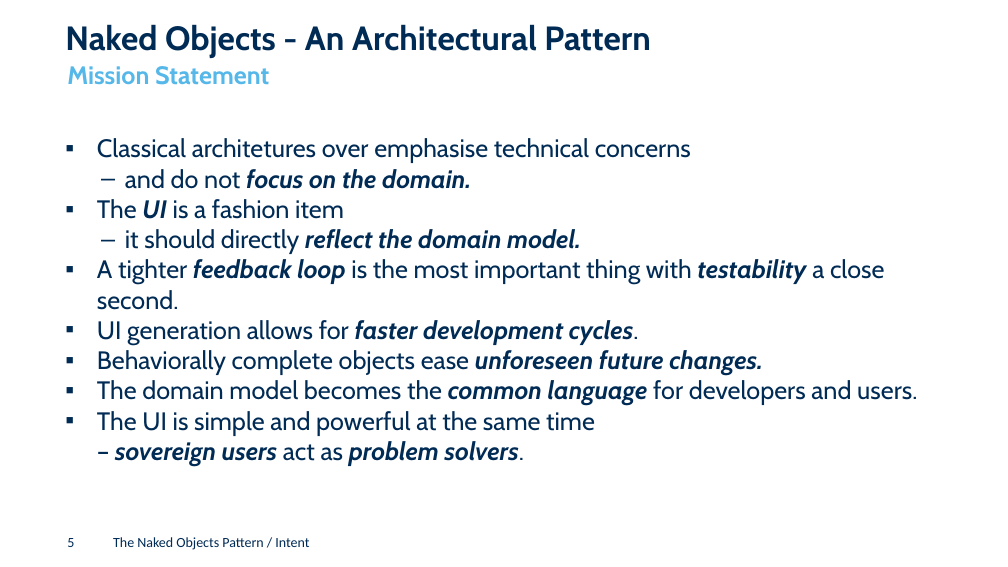
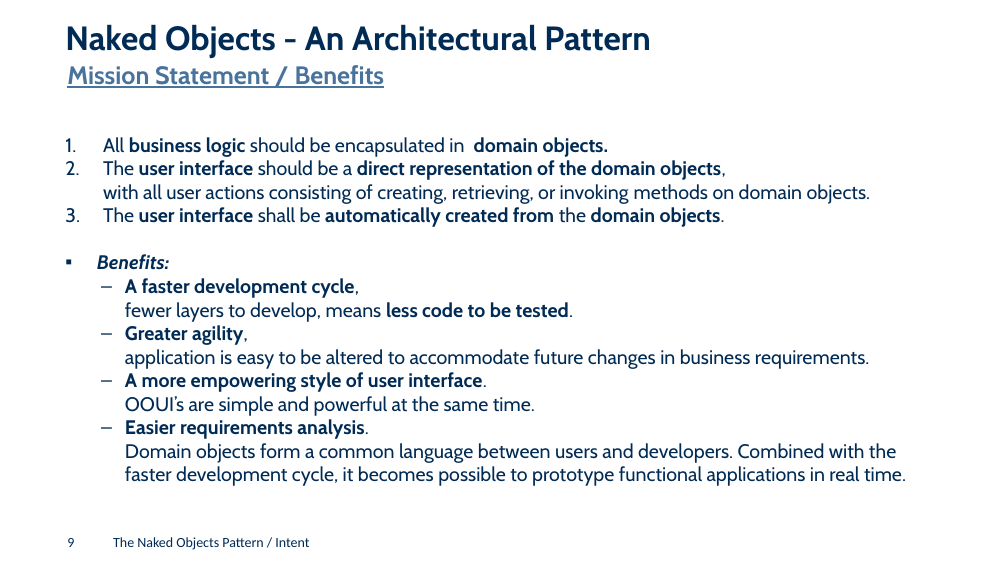
Before and after one commit to joerg-rade/dddsample-isis, a slide deck: slide 9 of NakedObjects.pptx (slide 5 before the commit). Drawn at 1008x567 pixels with LibreOffice and Linux fonts; fonts in the diff are those of the drawing; background and template pictures are left out. Boxes give left, top, right and bottom in pixels: in the first picture for what was removed or moved away, otherwise in the second. Text is boxed around its words. In the diff, an @@ line names an element or a change of style, - is before the commit and + after.

```diff
--- a/NakedObjects.pptx
+++ b/NakedObjects.pptx
@@ subtitle at (x1=67, y1=65, x2=385, y2=88): text changed; text colour #56B7E9 to #47739C @@
-Mission Statement
+Mission Statement / Benefits
@@ text at (x1=97, y1=137, x2=906, y2=486): text changed; size 18 to 14 pt @@
-▪ Classical architetures over emphasise technical concerns
-  – and do not focus on the domain.
-▪ The UI is a fashion item
-  – it should directly reflect the domain model.
-▪ A tighter feedback loop is the most important thing with testability a close second.
-▪ UI generation allows for faster development cycles.
-▪ Behaviorally complete objects ease unforeseen future changes.
-▪ The domain model becomes the common language for developers and users.
-▪ The UI is simple and powerful at the same time
-– sovereign users act as problem solvers.
+1. All business logic should be encapsulated in domain objects.
+2. The user interface should be a direct representation of the domain objects,
+   with all user actions consisting of creating, retrieving, or invoking methods on domain objects.
+3. The user interface shall be automatically created from the domain objects.
+▪ Benefits:
+  – A faster development cycle,
+    fewer layers to develop, means less code to be tested.
+  – Greater agility,
+    application is easy to be altered to accommodate future changes in business requirements.
+  – A more empowering style of user interface.
+    OOUI’s are simple and powerful at the same time.
+  – Easier requirements analysis.
+    Domain objects form a common language between users and developers. Combined with the faster development cycle, it becomes possible to prototype functional applications in real time.
@@ page number at (x1=67, y1=538, x2=74, y2=547): text changed @@
-5
+9
```
Also in this commit, not shown: 16 other slides changed, 2 slides added, 1 slide removed, 4 other files.
